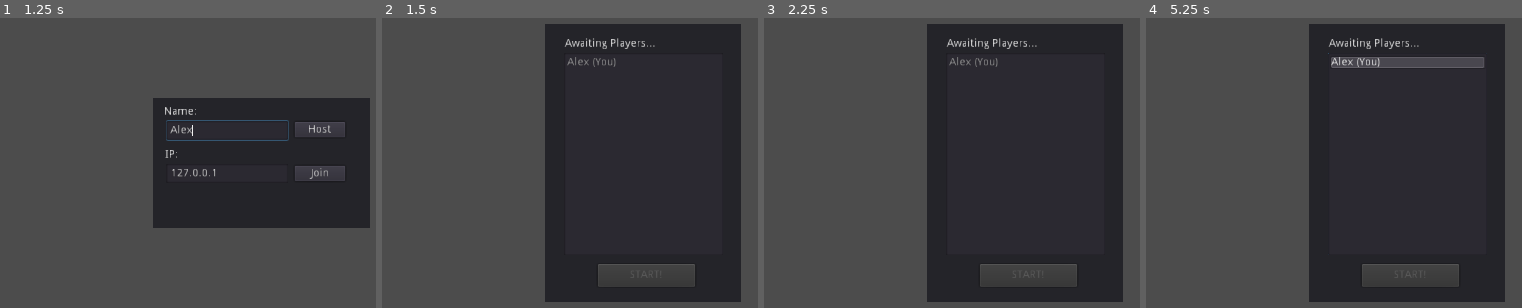
Above: before the commit, frames 1-4 (left to right).
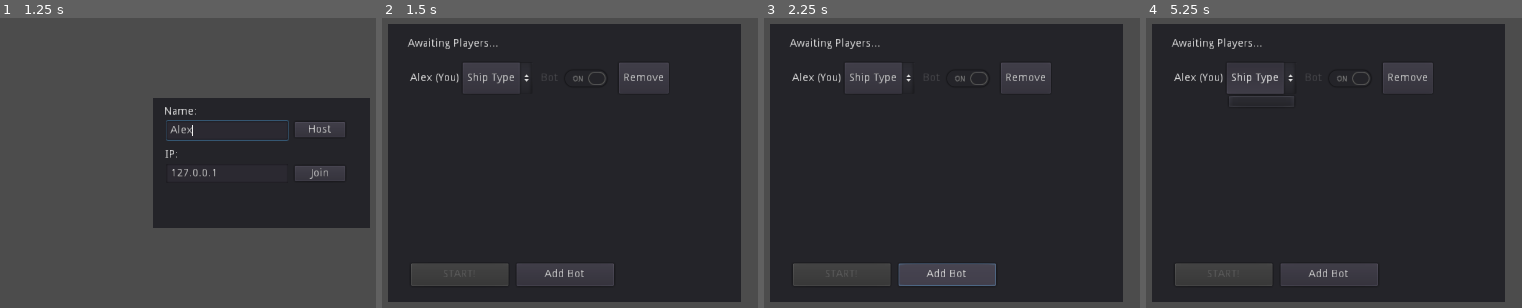
Above: after the commit, the same moments.

Repository: EamonnMR/orbital_fortress
Game: Godot game, scene res://lobby.tscn
Same seed, same stepped clock (60 frames per second), same inputs: the game is played once before the commit and once after it.
Inputs (mouse positions are in pixels of both pictures, inside the frame that each line leads up to):
- Up to frame 1 (1.25 s): click (225, 131) at 0.52 s; type "Alex" at 0.6 s
- Up to frame 2 (1.5 s): click "Host" at 1.25 s
- Up to frame 3 (2.25 s): click (948, 273) at 2 s, where only the run after the commit has a clickable "Add Bot"
- Up to frame 4 (5.25 s): click (1262, 78) at 2.75 s, where only the run after the commit has a clickable "Ship Type"; click (1409, 78) at 3.5 s, where only the run after the commit has a clickable "Remove"; tap Enter at 4.25 s; hold Right (move_right) 4.28-5.03 s; tap Space at 4.52, 5 s; hold Down (move_down) from 5.03 s (still down)

Frame 1 is identical in both runs. In frame 2, 38% of the frame differs, in the area x 1-84%, y 2-98%; in frame 3, 39%; in frame 4, 40%, in the area x 1-90%, y 2-98%.
Error after the commit: Assertion failed. (res://gamestate.gd:149)

Commit message:
More elaborite player list item

Diff:
--- /dev/null
+++ b/List.gd
@@ -0,0 +1,16 @@
+extends VBoxContainer
+
+
+# Declare member variables here. Examples:
+# var a = 2
+# var b = "text"
+
+
+# Called when the node enters the scene tree for the first time.
+func _ready():
+	pass # Replace with function body.
+
+
+# Called every frame. 'delta' is the elapsed time since the previous frame.
+#func _process(delta):
+#	pass
--- /dev/null
+++ b/LobbyPlayer.gd
@@ -0,0 +1,21 @@
+extends Node2D
+
+var player = null
+
+# Declare member variables here. Examples:
+# var a = 2
+# var b = "text"
+
+
+# Called when the node enters the scene tree for the first time.
+func _ready():
+	pass # Replace with function body.
+
+
+# Called every frame. 'delta' is the elapsed time since the previous frame.
+#func _process(delta):
+#	pass
+
+func set_player(new_player):
+	player = new_player
+	$HBoxContainer/Label.text = new_player
--- /dev/null
+++ b/LobbyPlayer.tscn
@@ -0,0 +1,39 @@
+[gd_scene load_steps=2 format=2]
+
+[ext_resource path="res://LobbyPlayer.gd" type="Script" id=1]
+
+[node name="LobbyPlayer" type="Node2D"]
+script = ExtResource( 1 )
+
+[node name="HBoxContainer" type="HBoxContainer" parent="."]
+margin_right = 377.0
+margin_bottom = 40.0
+__meta__ = {
+"_edit_use_anchors_": false
+}
+
+[node name="Label" type="Label" parent="HBoxContainer"]
+margin_top = 13.0
+margin_right = 81.0
+margin_bottom = 27.0
+text = "Player Name"
+
+[node name="OptionButton" type="OptionButton" parent="HBoxContainer"]
+margin_left = 85.0
+margin_right = 175.0
+margin_bottom = 40.0
+text = "Ship Type"
+
+[node name="CheckButton" type="CheckButton" parent="HBoxContainer"]
+margin_left = 179.0
+margin_right = 281.0
+margin_bottom = 40.0
+disabled = true
+pressed = true
+text = "Bot"
+
+[node name="Button2" type="Button" parent="HBoxContainer"]
+margin_left = 285.0
+margin_right = 349.0
+margin_bottom = 40.0
+text = "Remove"
--- a/lobby.gd
+++ b/lobby.gd
@@ -14,7 +14,6 @@
 		var desktop_path = OS.get_system_dir(0).replace("\\", "/").split("/")
 		$Connect/Name.text = desktop_path[desktop_path.size() - 2]
 
-
 func _on_host_pressed():
 	if $Connect/Name.text == "":
 		$Connect/ErrorLabel.text = "Invalid name!"
@@ -26,6 +25,7 @@
 
 	var player_name = $Connect/Name.text
 	gamestate.host_game(player_name)
+	print("Started")
 	refresh_lobby()
 
 
@@ -74,15 +74,28 @@
 
 
 func refresh_lobby():
+	print("Refresh lobby")
 	var players = gamestate.get_player_list()
 	players.sort()
-	$Players/List.clear()
-	$Players/List.add_item(gamestate.get_player_name() + " (You)")
+	_clear_list()
+	_add_lobby_player(gamestate.get_player_name() + " (You)")
 	for p in players:
-		$Players/List.add_item(p)
+		_add_lobby_player(p)
 
 	$Players/Start.disabled = not get_tree().is_network_server()
 
 
 func _on_start_pressed():
 	gamestate.begin_game()
+
+func _clear_list():
+	for n in $Players/List.get_children():
+		$Players/List.remove_child(n)
+		n.queue_free()
+
+func _add_lobby_player(player):
+	print("Add Lobby Player: " + player)
+	var lobby_player = preload("res://LobbyPlayer.tscn").instance()
+
+	lobby_player.set_player(player)
+	$Players/List.add_child(lobby_player)
--- a/lobby.tscn
+++ b/lobby.tscn
@@ -18,12 +18,15 @@
 anchor_top = 0.5
 anchor_right = 0.5
 anchor_bottom = 0.5
-margin_left = -126.0
-margin_top = -177.5
+margin_left = -327.0
+margin_top = -177.0
 margin_right = 126.0
-margin_bottom = 177.5
+margin_bottom = 178.0
 size_flags_horizontal = 2
 size_flags_vertical = 2
+__meta__ = {
+"_edit_use_anchors_": false
+}
 
 [node name="Label" type="Label" parent="Players"]
 margin_left = 26.0
@@ -35,21 +38,33 @@
 text = "Awaiting Players..."
 
 [node name="Start" type="Button" parent="Players"]
-margin_left = 68.0
-margin_top = 307.0
-margin_right = 193.0
-margin_bottom = 336.0
+margin_left = 29.9401
+margin_top = 305.772
+margin_right = 154.94
+margin_bottom = 334.772
+rect_pivot_offset = Vector2( 125, 14.5 )
 size_flags_horizontal = 2
 size_flags_vertical = 2
 text = "START!"
 
-[node name="List" type="ItemList" parent="Players"]
-margin_left = 25.0
-margin_top = 37.0
-margin_right = 229.0
-margin_bottom = 296.0
+[node name="Add Bot" type="Button" parent="Players"]
+margin_left = 164.679
+margin_top = 305.973
+margin_right = 289.679
+margin_bottom = 334.973
+rect_pivot_offset = Vector2( 125, 14.5 )
 size_flags_horizontal = 2
 size_flags_vertical = 2
+text = "Add Bot"
+__meta__ = {
+"_edit_use_anchors_": false
+}
+
+[node name="List" type="VBoxContainer" parent="Players"]
+margin_left = 29.0
+margin_top = 49.0
+margin_right = 430.0
+margin_bottom = 292.0
 
 [node name="Connect" type="Panel" parent="."]
 anchor_left = 0.5
@@ -62,6 +77,9 @@
 margin_bottom = 83.5
 size_flags_horizontal = 2
 size_flags_vertical = 2
+__meta__ = {
+"_edit_use_anchors_": false
+}
 
 [node name="NameLabel" type="Label" parent="Connect"]
 margin_left = 14.0
@@ -136,5 +154,6 @@
 size_flags_horizontal = 2
 size_flags_vertical = 2
 [connection signal="pressed" from="Players/Start" to="." method="_on_start_pressed"]
+[connection signal="pressed" from="Players/Add Bot" to="." method="_on_start_pressed"]
 [connection signal="pressed" from="Connect/Host" to="." method="_on_host_pressed"]
 [connection signal="pressed" from="Connect/Join" to="." method="_on_join_pressed"]
